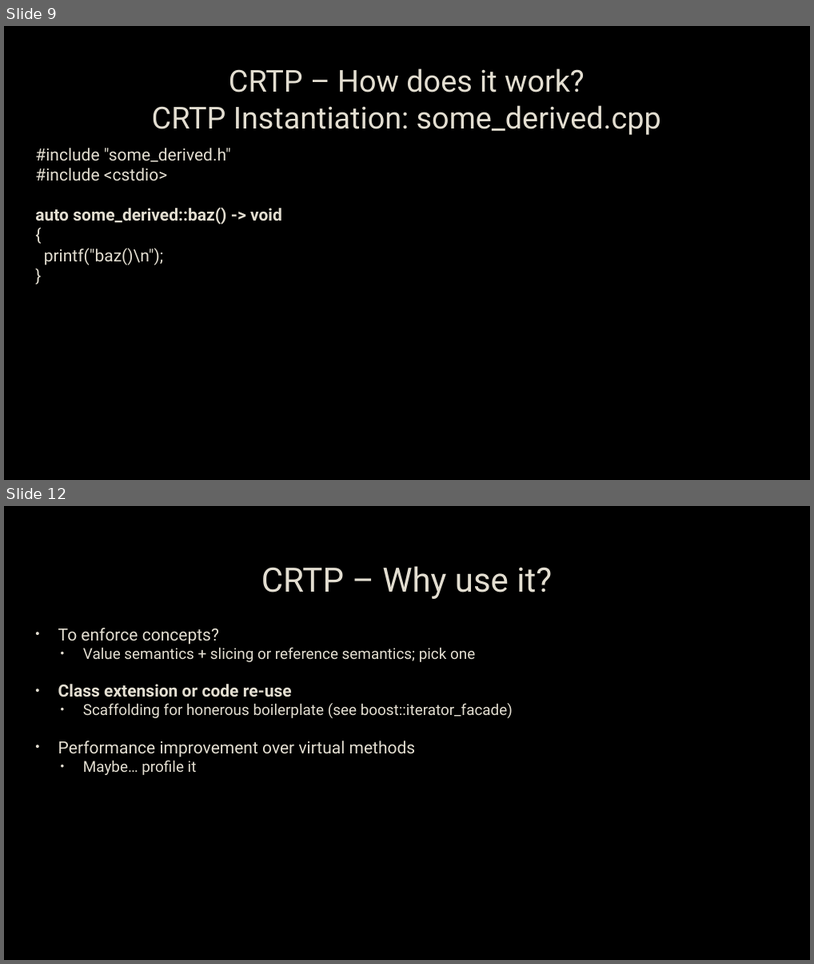
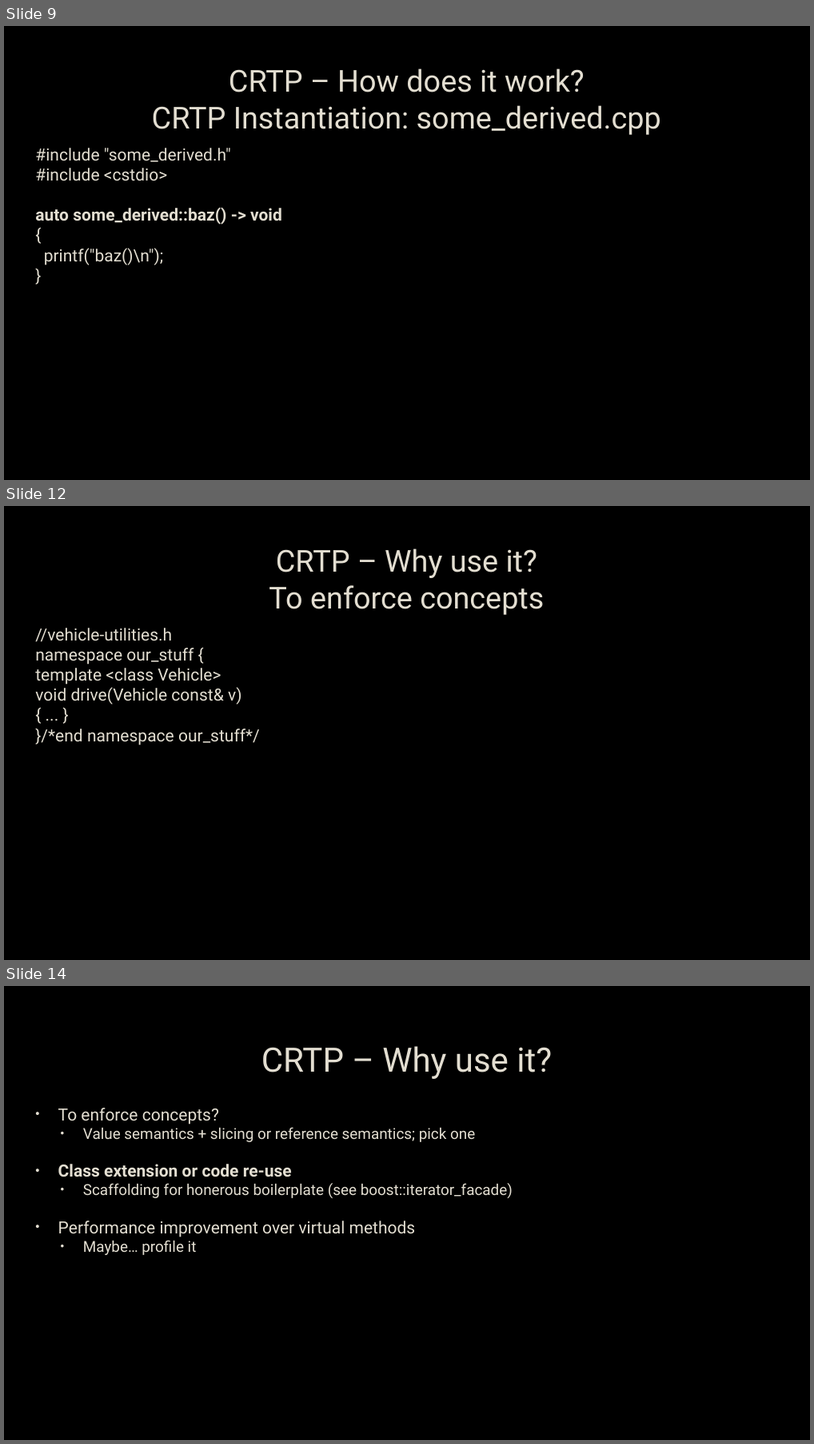
Before and after one commit to capsocrates/crtp-meetup-talk, a slide deck: CRTP.pptx. Shown one above the other, each under a label of ours: slides 9 and 12 before the commit, slides 9, 12 and 14 after it; the slides between them are not shown. The pictures are 814x964 and 814x1444 pixels, drawn with LibreOffice and Linux fonts; fonts in the diff are those of the drawing; background and template pictures are left out. Boxes give left, top, right and bottom in pixels: in the first picture for what was removed or moved away, otherwise in the second. Text is boxed around its words. In the diff, an @@ line names an element or a change of style, - is before the commit and + after.

Commit message:
WIP on adding concept-enforcement to the presentation

```diff
--- a/CRTP.pptx
+++ b/CRTP.pptx
@@ slide 12 added at box(4, 506, 810, 960), background picture (left out) @@
@@ title added at box(269, 548, 544, 615), 36 pt, text #E3DED1 @@
+CRTP – Why use it?
+To enforce concepts
@@ text added at box(35, 628, 260, 745), 20 pt, text #E3DED1 @@
+//vehicle-utilities.h
+namespace our_stuff {
+template <class Vehicle>
+void drive(Vehicle const& v)
+{ ... }
+}/*end namespace our_stuff*/
@@ what was slide 12 is now slide 14 @@
```
Also in this commit, not shown: 3 slides changed, 1 other slide added, 5 other files.
